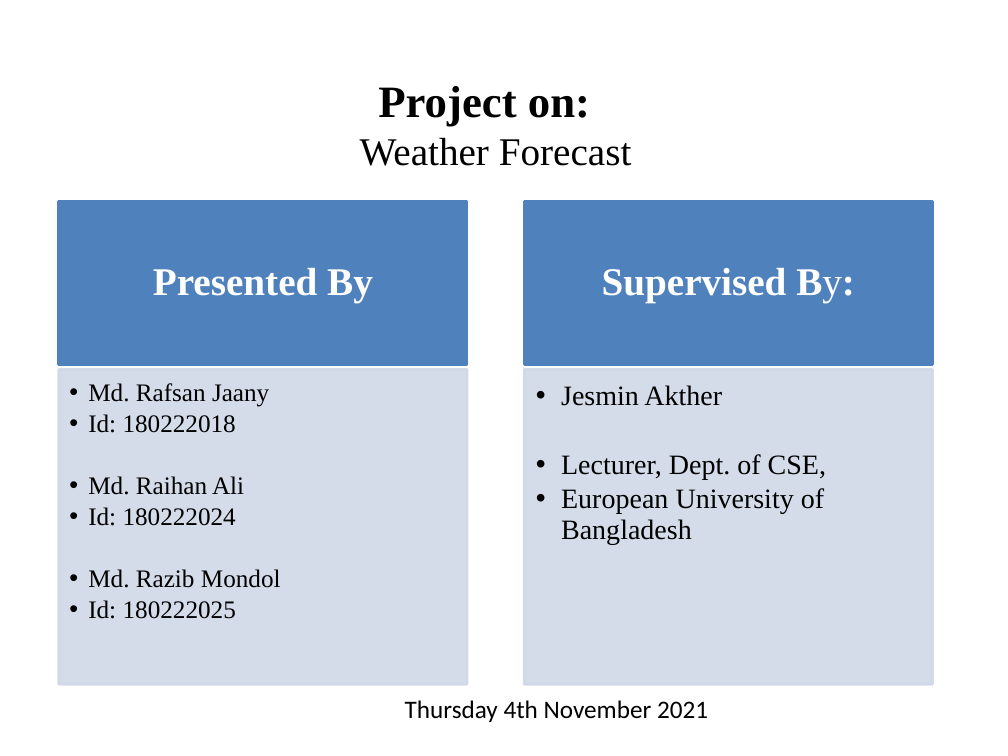
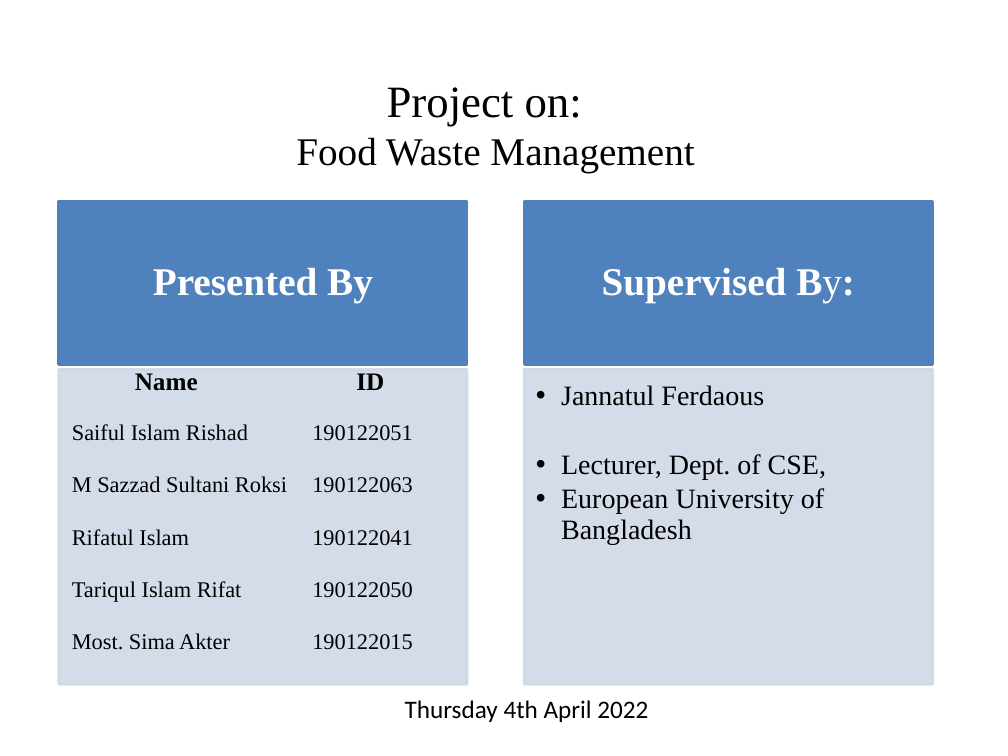
Before and after one commit to RedwanSharafatKabir/DonateUs, a slide deck: slide 1 of Donate Us Files/food waste management.pptx. Drawn at 1008x756 pixels with LibreOffice and Linux fonts; fonts in the diff are those of the drawing. Boxes give left, top, right and bottom in pixels: in the first picture for what was removed or moved away, otherwise in the second. Text is boxed around its words. In the diff, an @@ line names an element or a change of style, - is before the commit and + after.

Commit message:
Project report updated

```diff
--- a/Donate Us Files/food waste management.pptx
+++ b/Donate Us Files/food waste management.pptx
@@ title at [296,87,694,173]: text changed @@
-Project on:
-Weather Forecast
+Project on:
+Food Waste Management
@@ table added at [61,363,479,677], 6 rows, 2 columns @@
+Name | ID
+Saiful Islam Rishad | 190122051
+M Sazzad Sultani Roksi | 190122063
+Rifatul Islam | 190122041
+Tariqul Islam Rifat | 190122050
+Most. Sima Akter | 190122015
@@ text removed at [88,383,281,619] @@
-  • Md. Rafsan Jaany
-  • Id: 180222018
-  • Md. Raihan Ali
-  • Id: 180222024
-  • Md. Razib Mondol
-  • Id: 180222025
@@ text at [561,385,764,406]: text changed @@
-  • Jesmin Akther
+  • Jannatul Ferdaous
@@ text at [405,700,648,722]: text changed @@
-Thursday 4th November 2021
+Thursday 4th April 2022
```
Also in this commit, not shown: 4 other slides changed, 7 slides added, 6 slides removed, 9 other files.
